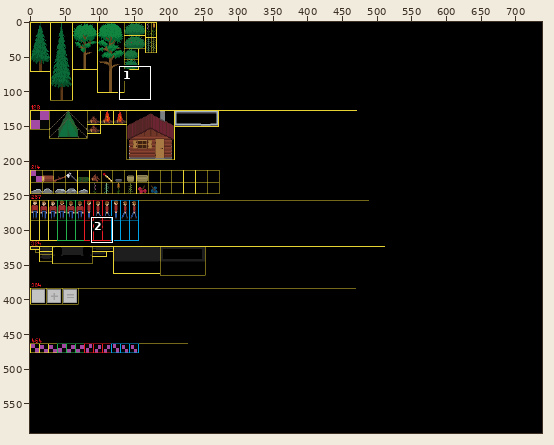
Two states of a sprite sheet, Textures/Textures.png. Above: a wide view before the commit, with the close-up outlined.
Close-up. The starting point:
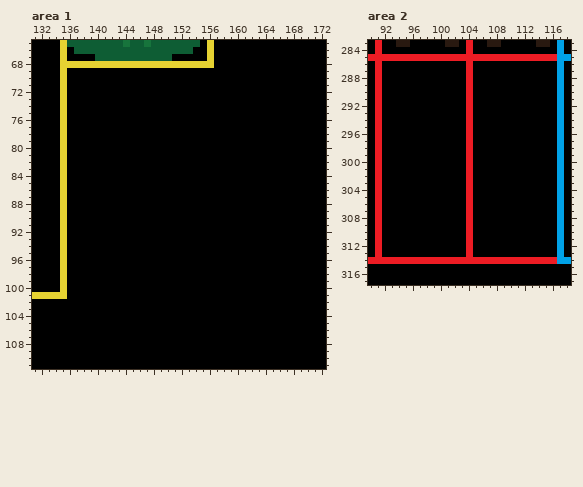
The file is 738x592 pixels. Colours within 5 levels of each other are drawn and written as one. Shown: area 1: x 131..172, y 65..111; area 2: x 90..118, y 283..317. The commit also changed other parts of the picture, which this record leaves out.
Once edited:
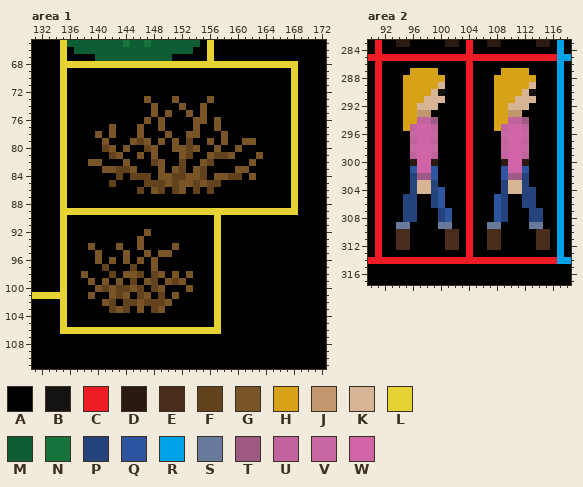
Palette (. is transparent): A #000000  B #141312  C #ed1c24  D #291910  E #492c1c  F #62421c  G #795427  H #d7a118  J #c3976e  K #d6b494  L #e6d232  M #0e5d34  N #17743c  P #25447e  Q #2e559f  R #00a2e8  S #687a9b  T #9e5a84  U #c2639d  V #c768a3  W #d164a7
Edits made:
Area 1:
y 68: x 157..168 AAAAAAAAAAAA -> LLLLLLLLLLLL
y 69..72: x 168 A -> L
y 73: x 147 A -> G; x 151 A -> G; x 156 A -> G; x 168 A -> L
y 74: x 148 A -> G; x 152 A -> G; x 155 A -> G; x 168 A -> L
y 75: x 148 A -> G; x 150 A -> G; x 153 A -> G; x 155 A -> G; x 168 A -> L
y 76: x 147 A -> G; x 149 A -> G; x 154..155 AA -> GG; x 157 A -> G; x 168 A -> L
y 77: x 142 A -> G; x 146 A -> G; x 149 A -> G; x 154 A -> G; x 157 A -> G; x 168 A -> L
y 78: x 140 A -> G; x 142 A -> G; x 146 A -> G; x 150 A -> G; x 153..154 AA -> GG; x 158 A -> G; x 168 A -> L
y 79: x 141 A -> G; x 145..147 AAA -> GFG; x 149 A -> G; x 151 A -> G; x 153 A -> F; x 156 A -> G; x 158 A -> G; x 161..162 AA -> GG; x 168 A -> L
y 80: x 141..142 AA -> FG; x 144 A -> G; x 147..148 AA -> FG; x 151..154 AAAA -> GGFG; x 157 A -> G; x 160 A -> G; x 168 A -> L
y 81: x 142..143 AA -> FG; x 146 A -> G; x 148 A -> G; x 152..153 AA -> GF; x 156..159 AAAA -> GFFG; x 163 A -> G; x 168 A -> L
y 82: x 139..140 AA -> GG; x 144 A -> G; x 148..149 AA -> FG; x 152 A -> F; x 155..156 AA -> GF; x 162 A -> G; x 168 A -> L
y 83: x 141..145 AAAAA -> GGFFG; x 149 A -> G; x 151..152 AA -> GF; x 154..155 AA -> GF; x 160..161 AA -> GG; x 168 A -> L
y 84: x 143 A -> F; x 145..147 AAA -> FFF; x 149..155 AAAAAAA -> GGFFGGF; x 157..160 AAAA -> GGFF; x 162 A -> G; x 168 A -> L
y 85: x 142 A -> F; x 147..157 AAAAAAAAAAA -> FFFGFGGFGFF; x 168 A -> L
y 86: x 146 A -> F; x 148..149 AA -> GF; x 151..152 AA -> FG; x 154 A -> F; x 156 A -> F; x 168 A -> L
y 87..88: x 168 A -> L
y 89: x 136..168 AAAAAAAAAAAAAAAAAAAAAAAAAAAAAAAAA -> LLLLLLLLLLLLLLLLLLLLLLLLLLLLLLLLL
y 90..91: x 157 A -> L
y 92: x 147 A -> G; x 157 A -> L
y 93: x 146 A -> G; x 157 A -> L
y 94: x 139 A -> G; x 143 A -> G; x 146 A -> G; x 151 A -> G; x 157 A -> L
y 95: x 140 A -> G; x 144 A -> G; x 147 A -> G; x 149..150 AA -> GG; x 157 A -> L
y 96: x 140 A -> G; x 142 A -> G; x 144 A -> G; x 146 A -> G; x 148 A -> G; x 157 A -> L
y 97: x 141 A -> F; x 145 A -> F; x 148 A -> G; x 157 A -> L
y 98: x 138 A -> G; x 142 A -> F; x 144..146 AAA -> GGF; x 148..149 AA -> FG; x 151 A -> G; x 153 A -> G; x 157 A -> L
y 99: x 139 A -> G; x 141 A -> G; x 143 A -> G; x 145 A -> F; x 147..148 AA -> GF; x 150..152 AAA -> GFG; x 157 A -> L
y 100: x 140..146 AAAAAAA -> GFGFFGF; x 148..149 AA -> FG; x 153 A -> G; x 157 A -> L
y 101: x 139 A -> G; x 142..144 AAA -> GFG; x 146..147 AA -> FG; x 149 A -> F; x 151 A -> G; x 157 A -> L
y 102: x 135 A -> L; x 141..142 AA -> GF; x 144..150 AAAAAAA -> FFGFFFG; x 157 A -> L
y 103: x 135 A -> L; x 142..144 AAA -> FGF; x 146 A -> G; x 148..149 AA -> FG; x 157 A -> L
y 104..105: x 135 A -> L; x 157 A -> L
y 106: x 135..157 AAAAAAAAAAAAAAAAAAAAAAA -> LLLLLLLLLLLLLLLLLLLLLLL
Area 2:
y 287: x 96..99 AAAA -> HHHH; x 109..112 AAAA -> HHHH
y 288: x 95..100 AAAAAA -> HHHHHH; x 108..113 AAAAAA -> HHHHHH
y 289: x 95..100 AAAAAA -> HHHHHK; x 108..113 AAAAAA -> HHHHHK
y 290: x 95..100 AAAAAA -> HHHHKB; x 108..113 AAAAAA -> HHHHKB
y 291: x 95..100 AAAAAA -> HHHKKK; x 108..113 AAAAAA -> HHHKKK
y 292: x 95..99 AAAAA -> HHKKK; x 108..112 AAAAA -> HHKKK
y 293: x 95..98 AAAA -> HHJJ; x 108..111 AAAA -> HHJJ
y 294: x 95..99 AAAAA -> HHUUT; x 108..112 AAAAA -> HHUUT
y 295: x 95..99 AAAAA -> HUWWU; x 108..112 AAAAA -> HUWWU
y 296: x 96..99 AAAA -> VWWV; x 109..112 AAAA -> VWWV
y 297: x 96..99 AAAA -> UWWU; x 109..112 AAAA -> UWWU
y 298: x 96..99 AAAA -> VWWV; x 109..112 AAAA -> VWWV
y 299: x 96..99 AAAA -> UWWU; x 109..112 AAAA -> UWWU
y 300: x 96..99 AAAA -> DWWD; x 109..112 AAAA -> DWWD
y 301: x 96..99 AAAA -> QWWQ; x 109..112 AAAA -> QWWQ
y 302: x 96..99 AAAA -> PTTQ; x 109..112 AAAA -> QTTP
y 303: x 96..99 AAAA -> PKKP; x 109..112 AAAA -> PKKP
y 304: x 96..100 AAAAA -> PKKPQ; x 109..113 AAAAA -> PKKPP
y 305..306: x 95..96 AA -> PP; x 99..100 AA -> PQ; x 108..109 AA -> QP; x 112..113 AA -> PP
y 307..308: x 95..96 AA -> PP; x 100..101 AA -> PQ; x 108..109 AA -> QP; x 113..114 AA -> PP
y 309: x 94..95 AA -> SS; x 100..101 AA -> SS; x 107..108 AA -> SS; x 113..114 AA -> SS
y 310..312: x 94..95 AA -> EE; x 101..102 AA -> EE; x 107..108 AA -> EE; x 114..115 AA -> EE
Changed places in both close-ups, as pixel boxes (x1, y1, x2, y2):
changed: (60, 61, 298, 334)
changed: (396, 68, 550, 250)
